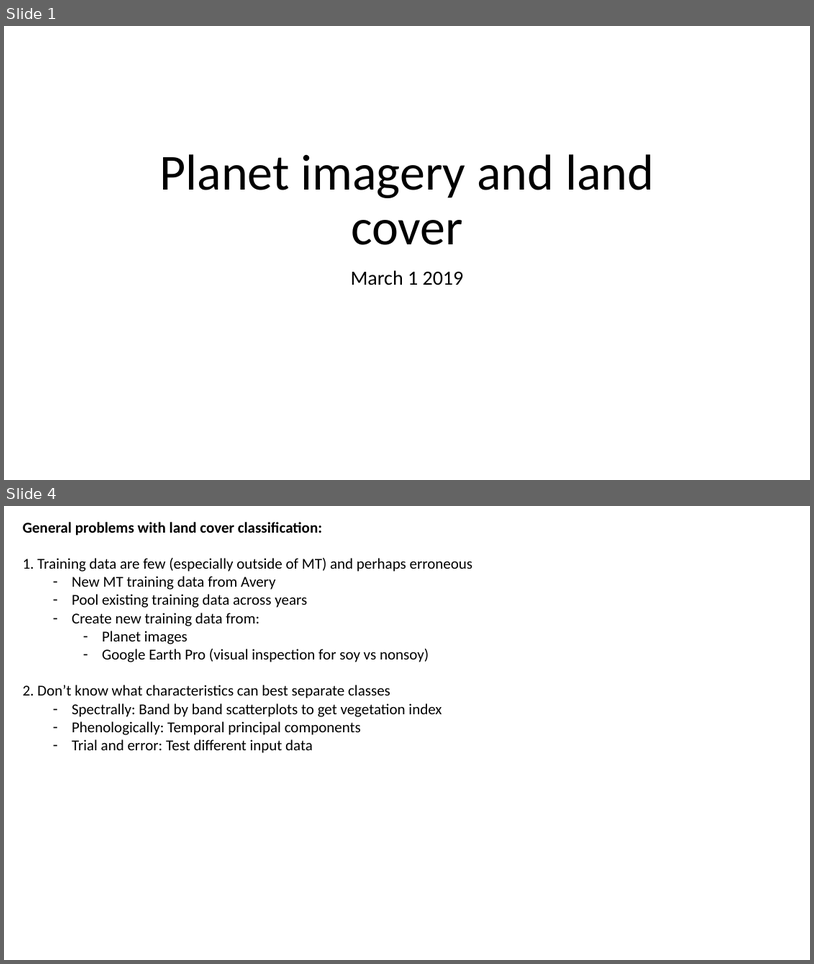
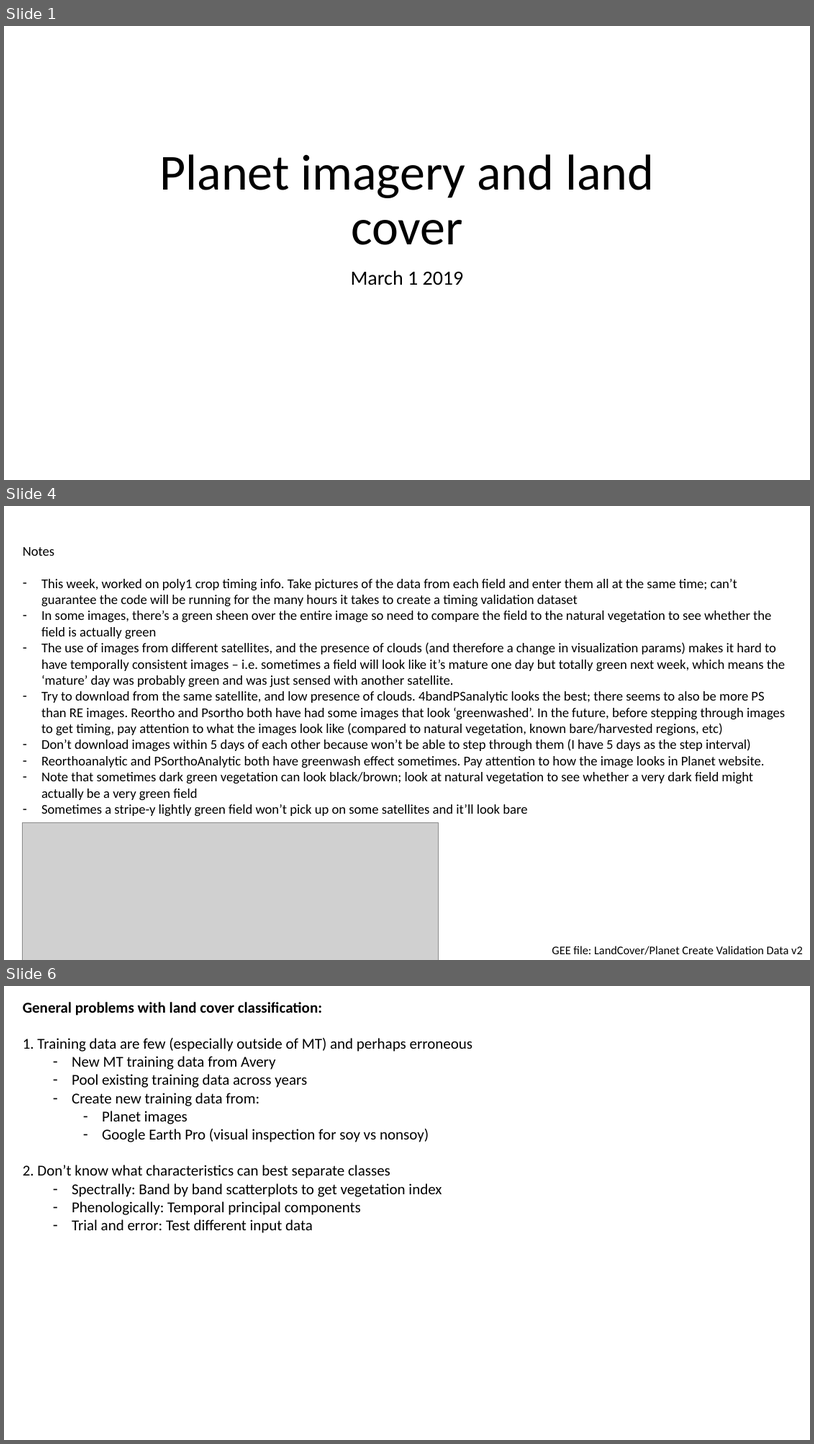
Before and after one commit to minghui-zhang/Meeting, a slide deck: March 1 2019.pptx. Shown one above the other, each under a label of ours: slides 1 and 4 before the commit, slides 1, 4 and 6 after it; the slides between them are not shown. The pictures are 814x964 and 814x1444 pixels, drawn with LibreOffice and Linux fonts; fonts in the diff are those of the drawing; grey boxes stand for pictures. Boxes give left, top, right and bottom in pixels: in the first picture for what was removed or moved away, otherwise in the second. Text is boxed around its words. In the diff, an @@ line names an element or a change of style, - is before the commit and + after.

```diff
--- a/March 1 2019.pptx
+++ b/March 1 2019.pptx
@@ slide 4 added at [4, 506, 810, 960], background #FFFFFF @@
@@ text added at [23, 547, 785, 816], 16 pt, text #000000 @@
+Notes
+– This week, worked on poly1 crop timing info. Take pictures of the data from each field and enter them all at the same time; can’t guarantee the code will be running for the many hours it takes to create a timing validation dataset
+– In some images, there’s a green sheen over the entire image so need to compare the field to the natural vegetation to see whether the field is actually green
+– The use of images from different satellites, and the presence of clouds (and therefore a change in visualization params) makes it hard to have temporally consistent images – i.e. sometimes a field will look like it’s mature one day but totally green next week, which means the ‘mature’ day was probably green and was just sensed with another satellite.
+– Try to download from the same satellite, and low presence of clouds. 4bandPSanalytic looks the best; there seems to also be more PS than RE images. Reortho and Psortho both have had some images that look ‘greenwashed’. In the future, before stepping through images to get timing, pay attention to what the images look like (compared to natural vegetation, known bare/harvested regions, etc)
+– Don’t download images within 5 days of each other because won’t be able to step through them (I have 5 days as the step interval)
+– Reorthoanalytic and PSorthoAnalytic both have greenwash effect sometimes. Pay attention to how the image looks in Planet website.
+– Note that sometimes dark green vegetation can look black/brown; look at natural vegetation to see whether a very dark field might actually be a very green field
+– Sometimes a stripe-y lightly green field won’t pick up on some satellites and it’ll look bare
@@ picture added at [22, 822, 439, 960] @@
@@ text added at [552, 945, 803, 955], 14 pt, text #000000 @@
+GEE file: LandCover/Planet Create Validation Data v2
@@ what was slide 4 is now slide 6 @@
```
Also in this commit, not shown: 2 slides changed, 1 other slide added.
